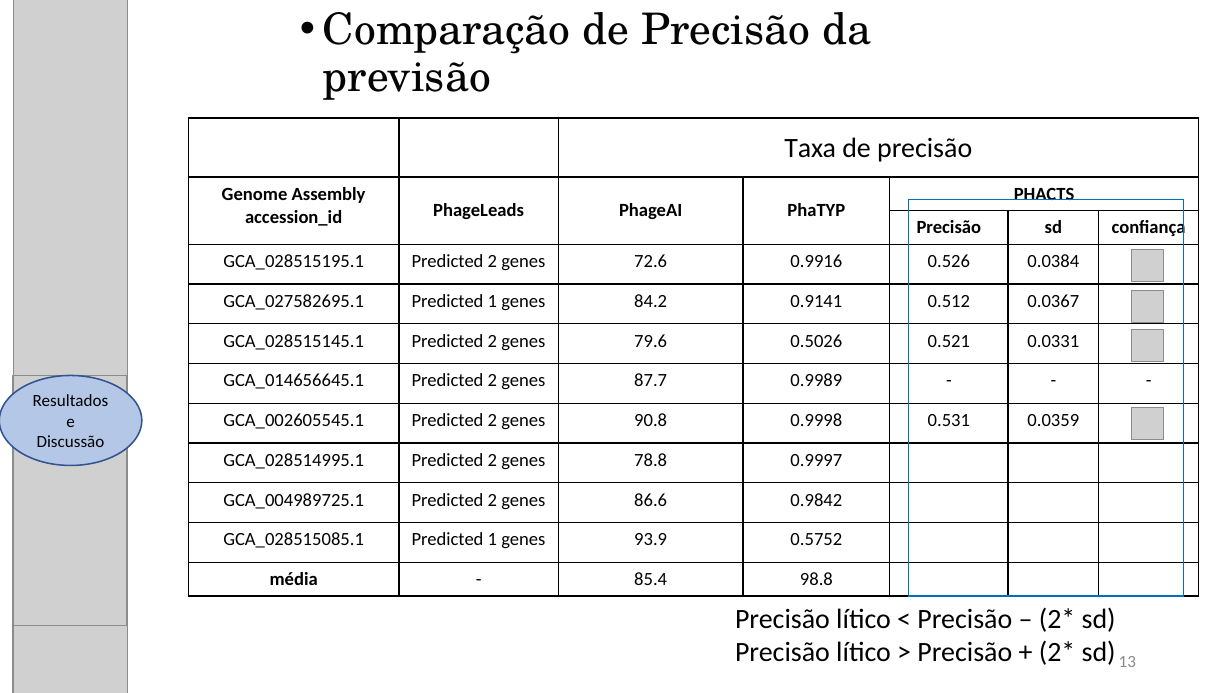
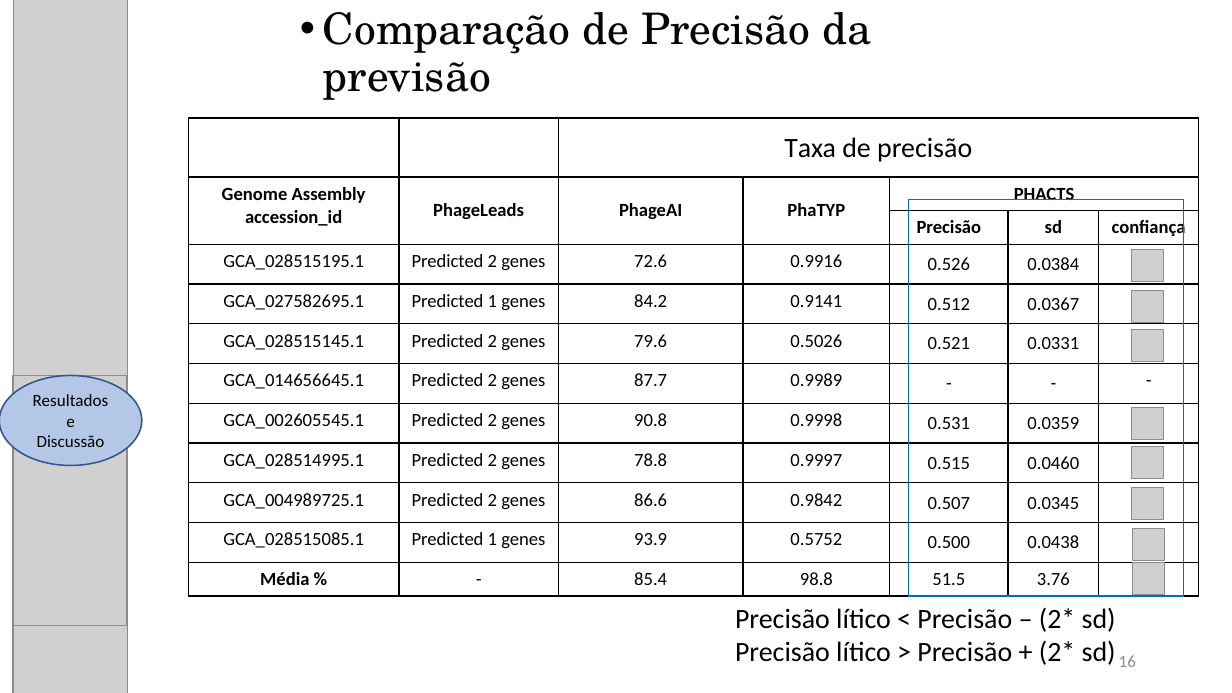
Before and after one commit to karynalysenko/Project_final, a slide deck: slide 16 of apresentacao.pptx (slide 13 before the commit). Drawn at 1232x693 pixels with LibreOffice and Linux fonts; fonts in the diff are those of the drawing; grey boxes stand for pictures. Boxes give left, top, right and bottom in pixels: in the first picture for what was removed or moved away, otherwise in the second. Text is boxed around its words. In the diff, an @@ line names an element or a change of style, - is before the commit and + after.

```diff
--- a/apresentacao.pptx
+++ b/apresentacao.pptx
@@ table at <box>189,119,1198,597</box> @@
-row 9, column 5: 
+row 9, column 5: 0.515
-row 9, column 6: 
+row 9, column 6: 0.0460
-row 10, column 5: 
+row 10, column 5: 0.507
-row 10, column 6: 
+row 10, column 6: 0.0345
-row 11, column 5: 
+row 11, column 5: 0.500
-row 11, column 6: 
+row 11, column 6: 0.0438
-row 12: média | - | 85.4 | 98.8 |  |  | 
+row 12: Média % | - | 85.4 | 98.8 | 51.5 | 3.76 | 
@@ picture added at <box>1131,446,1164,478</box> @@
@@ picture added at <box>1131,487,1164,520</box> @@
@@ picture added at <box>1133,529,1165,561</box> @@
@@ picture added at <box>1133,563,1165,596</box> @@
@@ page number at <box>1119,655,1136,667</box>: text changed @@
-13
+16
```
Also in this commit, not shown: 11 other slides changed, 3 slides added, 1 other file.
